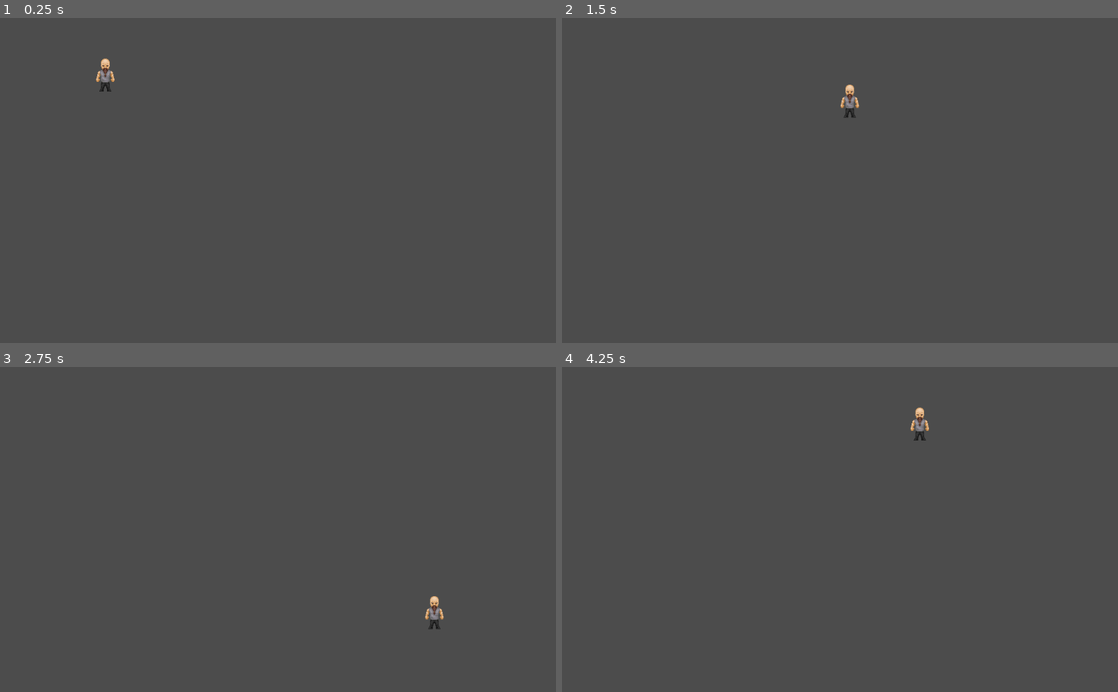
Above: before the commit, frames 1-4 (two rows, left to right).
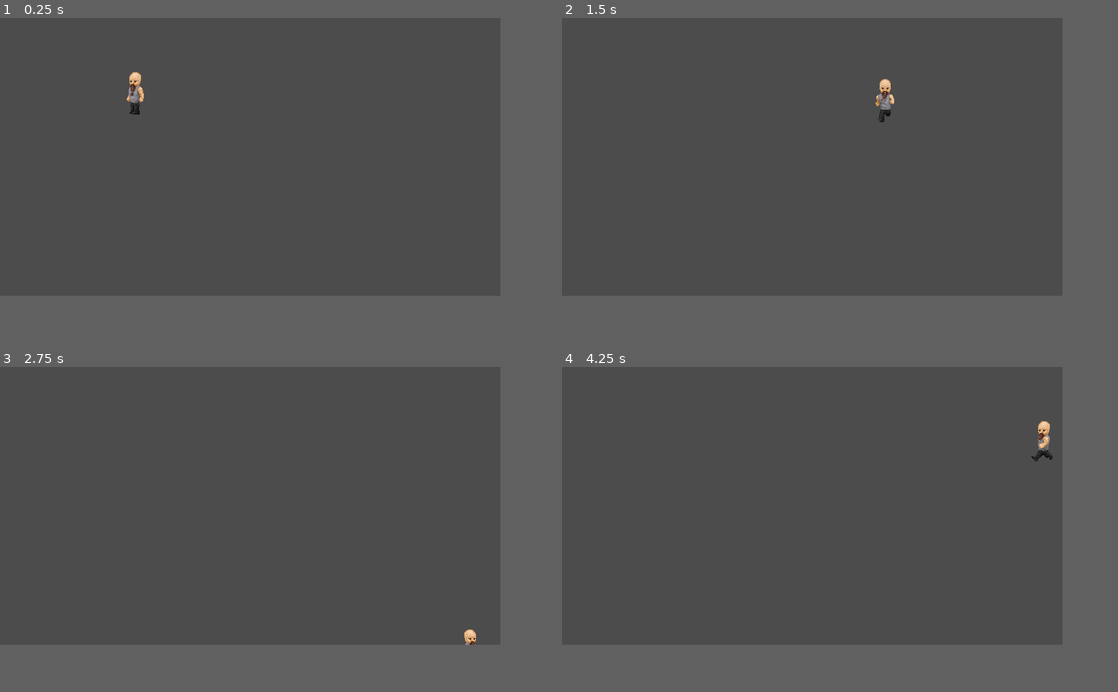
Above: after the commit, the same moments.

Repository: andreuramos/summoner-rpg
Game: Godot game, scene res://World.tscn
Same seed, same stepped clock (60 frames per second), same inputs: the game is played once before the commit and once after it.
Inputs:
- Up to frame 1 (0.25 s): no input
- Up to frame 2 (1.5 s): tap Enter at 0.5 s; hold Right (ui_right) 0.53-1.28 s; hold Down (ui_down) from 1.28 s (still down)
- Up to frame 3 (2.75 s): release Down (ui_down) at 2.03 s; hold Right (ui_right) from 2.03 s (still down)
- Up to frame 4 (4.25 s): release Right (ui_right) at 2.78 s; hold Up (ui_up) 2.78-3.53 s; hold Left (ui_left) from 3.53 s (still down)
In our replay, the window is 800x468 before the commit and 720x400 after it. These sizes can differ from the game's own. Grey fills any space a smaller window leaves; there, only what the larger window draws over its background counts as a difference.

The runs differ from the first frame. In frame 1, 0.4% of the frame differs, in the area x 17-26%, y 12-30%; in frame 2, 0.4%; in frame 3, 0.3%; in frame 4, 0.4%.

Commit message:
player move

Diff:
--- a/src/player/Player.gd
+++ b/src/player/Player.gd
@@ -1,21 +1,28 @@
 extends KinematicBody2D
 
 const MAX_SPEED = 400
-const ACCELERATION = 50
-const FRICTION = 100
+const ACCELERATION = 800
+const FRICTION = 1200
 
 var velocity = Vector2.ZERO
+onready var animationPlayer = $AnimationPlayer
+onready var animationTree = $AnimationTree
+onready var animationState = animationTree.get("parameters/playback")
 
 func _process(delta):
 	var input_vector = Vector2.ZERO
 	input_vector.x = Input.get_action_strength("ui_right") - Input.get_action_strength("ui_left")
 	input_vector.y = Input.get_action_strength("ui_down") - Input.get_action_strength("ui_up")
-
+	input_vector = input_vector.normalized()
 
 	if input_vector != Vector2.ZERO:
-		velocity += input_vector.normalized() * ACCELERATION * delta
-		velocity = velocity.clamped(MAX_SPEED * delta)
+		animationTree.set("parameters/idle/blend_position", input_vector)
+		animationTree.set("parameters/walk/blend_position", input_vector)
+		animationState.travel("walk")
+		velocity = velocity.move_toward(input_vector * MAX_SPEED, ACCELERATION * delta)
 	else:
+		print(animationTree.get("parameters/idle/blend_position"))
+		animationState.travel("idle")
 		velocity = velocity.move_toward(Vector2.ZERO, FRICTION * delta)
 
-	move_and_collide(velocity)
+	velocity = move_and_slide(velocity)
--- a/src/player/Player.tscn
+++ b/src/player/Player.tscn
@@ -1,15 +1,236 @@
-[gd_scene load_steps=3 format=2]
+[gd_scene load_steps=26 format=2]
 
 [ext_resource path="res://player/Player.gd" type="Script" id=1]
 [ext_resource path="res://imports/player-walk.png" type="Texture" id=2]
 
+[sub_resource type="CapsuleShape2D" id=1]
+radius = 12.6917
+height = 17.5394
+
+[sub_resource type="Animation" id=6]
+resource_name = "idle-down"
+length = 0.1
+loop = true
+tracks/0/type = "value"
+tracks/0/path = NodePath("Sprite:frame")
+tracks/0/interp = 1
+tracks/0/loop_wrap = true
+tracks/0/imported = false
+tracks/0/enabled = true
+tracks/0/keys = {
+"times": PoolRealArray( 0 ),
+"transitions": PoolRealArray( 1 ),
+"update": 1,
+"values": [ 0 ]
+}
+
+[sub_resource type="Animation" id=7]
+resource_name = "idle-left"
+length = 0.1
+loop = true
+tracks/0/type = "value"
+tracks/0/path = NodePath("Sprite:frame")
+tracks/0/interp = 1
+tracks/0/loop_wrap = true
+tracks/0/imported = false
+tracks/0/enabled = true
+tracks/0/keys = {
+"times": PoolRealArray( 0 ),
+"transitions": PoolRealArray( 1 ),
+"update": 1,
+"values": [ 16 ]
+}
+
+[sub_resource type="Animation" id=8]
+resource_name = "idle-right"
+length = 0.1
+loop = true
+tracks/0/type = "value"
+tracks/0/path = NodePath("Sprite:frame")
+tracks/0/interp = 1
+tracks/0/loop_wrap = true
+tracks/0/imported = false
+tracks/0/enabled = true
+tracks/0/keys = {
+"times": PoolRealArray( 0 ),
+"transitions": PoolRealArray( 1 ),
+"update": 1,
+"values": [ 8 ]
+}
+
+[sub_resource type="Animation" id=9]
+resource_name = "idle-up"
+length = 0.1
+loop = true
+tracks/0/type = "value"
+tracks/0/path = NodePath("Sprite:frame")
+tracks/0/interp = 1
+tracks/0/loop_wrap = true
+tracks/0/imported = false
+tracks/0/enabled = true
+tracks/0/keys = {
+"times": PoolRealArray( 0 ),
+"transitions": PoolRealArray( 1 ),
+"update": 1,
+"values": [ 24 ]
+}
+
+[sub_resource type="Animation" id=2]
+resource_name = "walk-down"
+length = 0.8
+loop = true
+tracks/0/type = "value"
+tracks/0/path = NodePath("Sprite:frame")
+tracks/0/interp = 1
+tracks/0/loop_wrap = true
+tracks/0/imported = false
+tracks/0/enabled = true
+tracks/0/keys = {
+"times": PoolRealArray( 0, 0.1, 0.2, 0.3, 0.4, 0.5, 0.6, 0.7 ),
+"transitions": PoolRealArray( 1, 1, 1, 1, 1, 1, 1, 1 ),
+"update": 1,
+"values": [ 1, 2, 3, 4, 5, 6, 7, 0 ]
+}
+
+[sub_resource type="Animation" id=3]
+resource_name = "walk-left"
+length = 0.8
+loop = true
+tracks/0/type = "value"
+tracks/0/path = NodePath("Sprite:frame")
+tracks/0/interp = 1
+tracks/0/loop_wrap = true
+tracks/0/imported = false
+tracks/0/enabled = true
+tracks/0/keys = {
+"times": PoolRealArray( 0, 0.1, 0.2, 0.3, 0.4, 0.5, 0.6, 0.7 ),
+"transitions": PoolRealArray( 1, 1, 1, 1, 1, 1, 1, 1 ),
+"update": 1,
+"values": [ 17, 18, 19, 20, 21, 22, 23, 16 ]
+}
+
+[sub_resource type="Animation" id=4]
+resource_name = "walk-right"
+length = 0.8
+loop = true
+tracks/0/type = "value"
+tracks/0/path = NodePath("Sprite:frame")
+tracks/0/interp = 1
+tracks/0/loop_wrap = true
+tracks/0/imported = false
+tracks/0/enabled = true
+tracks/0/keys = {
+"times": PoolRealArray( 0, 0.1, 0.2, 0.3, 0.4, 0.5, 0.6, 0.7 ),
+"transitions": PoolRealArray( 1, 1, 1, 1, 1, 1, 1, 1 ),
+"update": 1,
+"values": [ 9, 10, 11, 12, 13, 14, 15, 8 ]
+}
+
+[sub_resource type="Animation" id=5]
+resource_name = "walk-up"
+length = 0.8
+loop = true
+tracks/0/type = "value"
+tracks/0/path = NodePath("Sprite:frame")
+tracks/0/interp = 1
+tracks/0/loop_wrap = true
+tracks/0/imported = false
+tracks/0/enabled = true
+tracks/0/keys = {
+"times": PoolRealArray( 0, 0.1, 0.2, 0.3, 0.4, 0.5, 0.6, 0.7 ),
+"transitions": PoolRealArray( 1, 1, 1, 1, 1, 1, 1, 1 ),
+"update": 1,
+"values": [ 24, 25, 26, 27, 28, 29, 30, 31 ]
+}
+
+[sub_resource type="AnimationNodeAnimation" id=10]
+animation = "idle-left"
+
+[sub_resource type="AnimationNodeAnimation" id=11]
+animation = "idle-down"
+
+[sub_resource type="AnimationNodeAnimation" id=12]
+animation = "idle-right"
+
+[sub_resource type="AnimationNodeAnimation" id=13]
+animation = "idle-up"
+
+[sub_resource type="AnimationNodeBlendSpace2D" id=14]
+blend_point_0/node = SubResource( 10 )
+blend_point_0/pos = Vector2( -1, 0 )
+blend_point_1/node = SubResource( 11 )
+blend_point_1/pos = Vector2( 0, 1 )
+blend_point_2/node = SubResource( 12 )
+blend_point_2/pos = Vector2( 1, 0 )
+blend_point_3/node = SubResource( 13 )
+blend_point_3/pos = Vector2( 0, -1 )
+blend_mode = 1
+
+[sub_resource type="AnimationNodeAnimation" id=15]
+animation = "walk-left"
+
+[sub_resource type="AnimationNodeAnimation" id=16]
+animation = "walk-down"
+
+[sub_resource type="AnimationNodeAnimation" id=17]
+animation = "walk-right"
+
+[sub_resource type="AnimationNodeAnimation" id=18]
+animation = "walk-up"
+
+[sub_resource type="AnimationNodeBlendSpace2D" id=19]
+blend_point_0/node = SubResource( 15 )
+blend_point_0/pos = Vector2( -1, 0 )
+blend_point_1/node = SubResource( 16 )
+blend_point_1/pos = Vector2( 0, 1 )
+blend_point_2/node = SubResource( 17 )
+blend_point_2/pos = Vector2( 1, 0 )
+blend_point_3/node = SubResource( 18 )
+blend_point_3/pos = Vector2( 0, -1 )
+blend_mode = 1
+
+[sub_resource type="AnimationNodeStateMachineTransition" id=20]
+
+[sub_resource type="AnimationNodeStateMachineTransition" id=21]
+
+[sub_resource type="AnimationNodeStateMachine" id=22]
+states/idle/node = SubResource( 14 )
+states/idle/position = Vector2( 548, 105 )
+states/walk/node = SubResource( 19 )
+states/walk/position = Vector2( 731, 105 )
+transitions = [ "idle", "walk", SubResource( 20 ), "walk", "idle", SubResource( 21 ) ]
+start_node = "idle"
+
+[sub_resource type="AnimationNodeStateMachinePlayback" id=23]
+resource_local_to_scene = false
+
 [node name="Player" type="KinematicBody2D"]
-position = Vector2( 194.457, 103.975 )
+position = Vector2( 193.862, 106.799 )
 script = ExtResource( 1 )
-__meta__ = {
-"_edit_group_": true
-}
 
 [node name="Sprite" type="Sprite" parent="."]
 texture = ExtResource( 2 )
 hframes = 32
+frame = 16
+
+[node name="CollisionShape2D" type="CollisionShape2D" parent="."]
+position = Vector2( 0, 14 )
+shape = SubResource( 1 )
+
+[node name="AnimationPlayer" type="AnimationPlayer" parent="."]
+anims/idle-down = SubResource( 6 )
+anims/idle-left = SubResource( 7 )
+anims/idle-right = SubResource( 8 )
+anims/idle-up = SubResource( 9 )
+anims/walk-down = SubResource( 2 )
+anims/walk-left = SubResource( 3 )
+anims/walk-right = SubResource( 4 )
+anims/walk-up = SubResource( 5 )
+
+[node name="AnimationTree" type="AnimationTree" parent="."]
+tree_root = SubResource( 22 )
+anim_player = NodePath("../AnimationPlayer")
+active = true
+parameters/playback = SubResource( 23 )
+parameters/idle/blend_position = Vector2( 0, 0 )
+parameters/walk/blend_position = Vector2( 0, 0 )
--- a/src/project.godot
+++ b/src/project.godot
@@ -19,6 +19,11 @@
 run/main_scene="res://World.tscn"
 config/icon="res://icon.png"
 
+[display]
+
+window/size/width=720
+window/size/height=400
+
 [rendering]
 
 environment/default_environment="res://default_env.tres"
